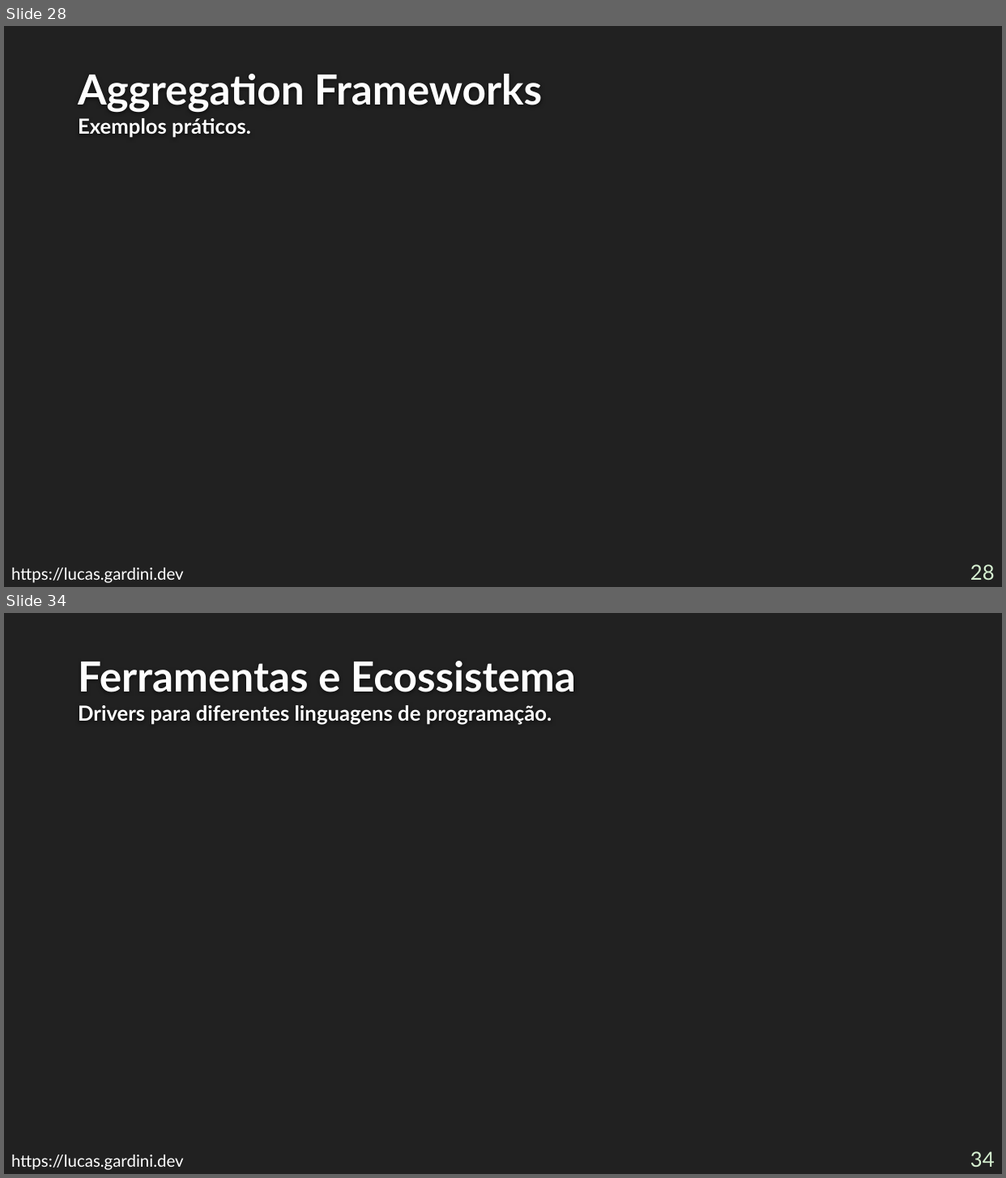
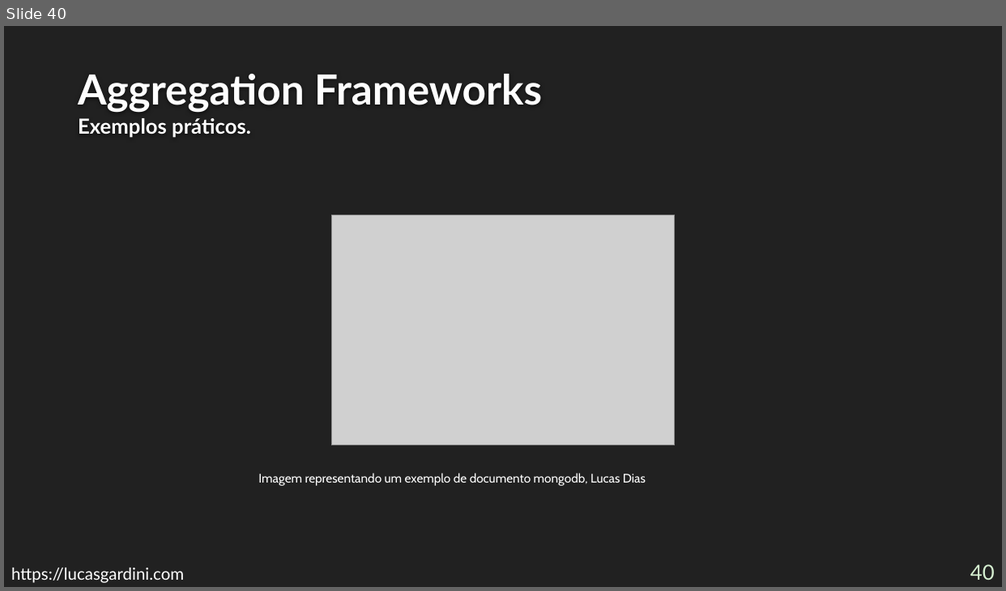
Before and after one commit to Lucas-Gardini/IFSP-ADS-BD2, a slide deck: mongodb/minicurso-mongodb.pptx. Shown one above the other, each under a label of ours: slides 28 and 34 before the commit, slide 40 after it; the slides between them are not shown. The pictures are 1006x1178 and 1006x591 pixels, drawn with LibreOffice and Linux fonts; fonts in the diff are those of the drawing; grey boxes stand for pictures; background and template pictures are left out. Boxes give left, top, right and bottom in pixels: in the first picture for what was removed or moved away, otherwise in the second. Text is boxed around its words. In the diff, an @@ line names an element or a change of style, - is before the commit and + after.

```diff
--- a/mongodb/minicurso-mongodb.pptx
+++ b/mongodb/minicurso-mongodb.pptx
@@ slide 34 removed at [4,613,1002,1174], background #212121 @@
@@ title removed at [78,661,576,725] @@
-Ferramentas e Ecossistema
-Drivers para diferentes linguagens de programação.
@@ text removed at [11,1155,184,1170] @@
-https://lucas.gardini.dev
@@ page number removed at [970,1152,995,1167] @@
-34
@@ what was slide 28 is now slide 40 @@
@@ slide 40 changed as well @@
@@ picture added at [331,216,674,446] @@
@@ text added at [258,473,646,486], 12 pt, text #FFFFFF @@
+Imagem representando um exemplo de documento mongodb, Lucas Dias
@@ text at [11,568,184,583]: text changed @@
-https://lucas.gardini.dev
+https://lucasgardini.com
@@ page number at [970,565,995,580]: text changed @@
-28
+40
```
Also in this commit, not shown: 31 other slides changed, 19 slides added, 4 other slides removed.
